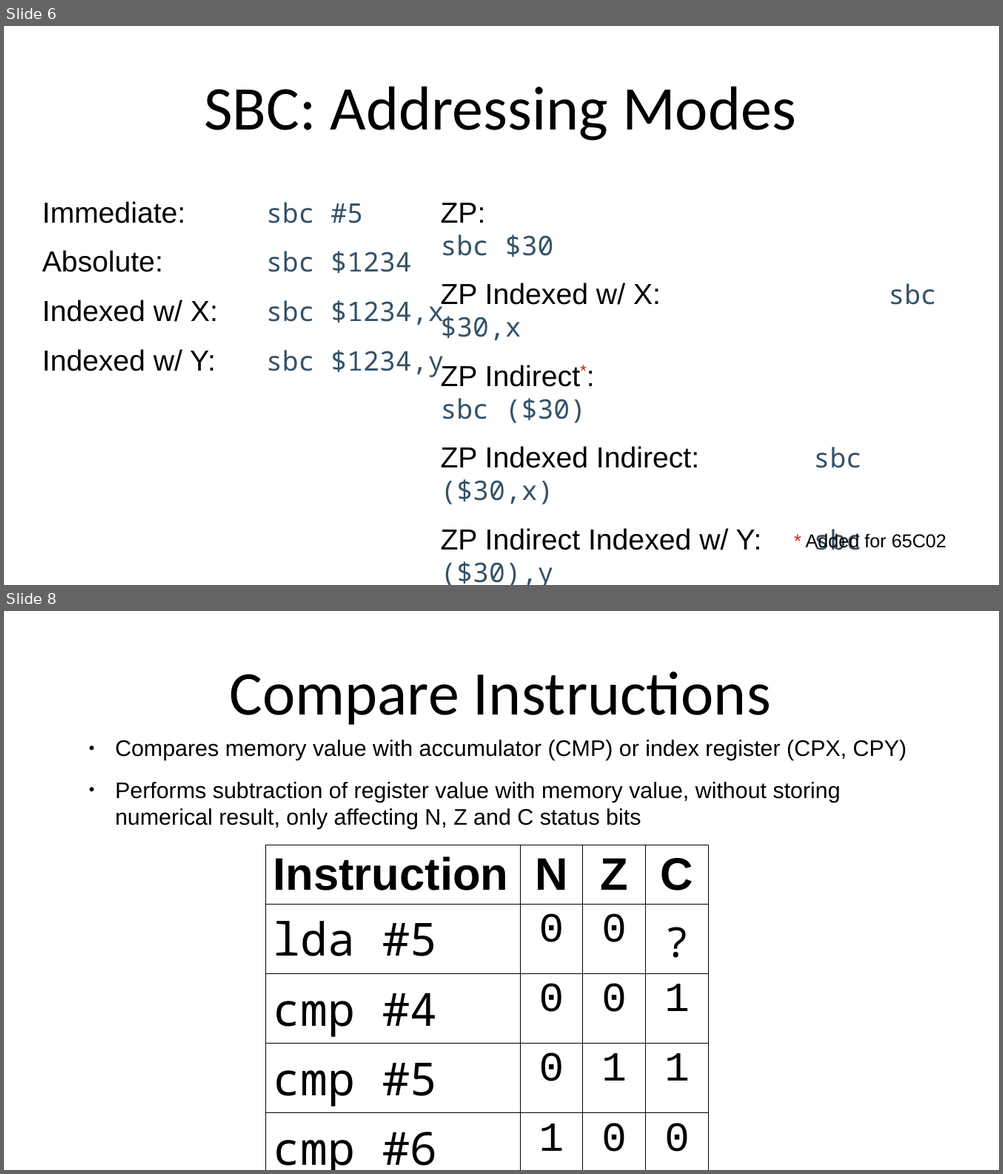
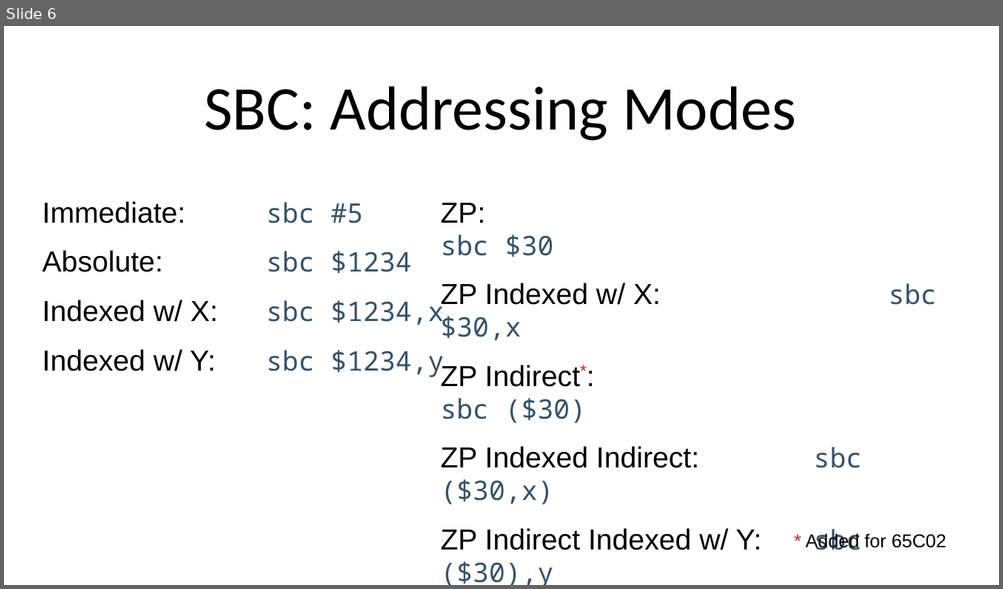
Before and after one commit to SlithyMatt/x16-assembly-tutorial, a slide deck: Lesson4/Lesson4.odp. Shown one above the other, each under a label of ours: slides 6 and 8 before the commit, slide 6 after it; the slides between them are not shown. The pictures are 1003x1174 and 1003x589 pixels, drawn with LibreOffice and Linux fonts; fonts in the diff are those of the drawing. Boxes give left, top, right and bottom in pixels: in the first picture for what was removed or moved away, otherwise in the second. Text is boxed around its words. In the diff, an @@ line names an element or a change of style, - is before the commit and + after.

```diff
--- a/Lesson4/Lesson4.odp
+++ b/Lesson4/Lesson4.odp
@@ slide 8 removed at (x1=4, y1=611, x2=999, y2=1170), background #FFFFFF @@
@@ title removed at (x1=229, y1=672, x2=771, y2=725) @@
-Compare Instructions
@@ text removed at (x1=115, y1=740, x2=907, y2=829) @@
-● Compares memory value with accumulator (CMP) or index register (CPX, CPY)
-● Performs subtraction of register value with memory value, without storing numerical result, only affecting N, Z and C status bits
@@ table removed at (x1=266, y1=846, x2=709, y2=1170), 5 rows, 4 columns @@
-Instruction | N | Z | C
-lda #5 | 0 | 0 | ?
-cmp #4 | 0 | 0 | 1
-cmp #5 | 0 | 1 | 1
-cmp #6 | 1 | 0 | 0
```
Also in this commit, not shown: 1 slide changed, 10 slides added, 8 other slides removed.
